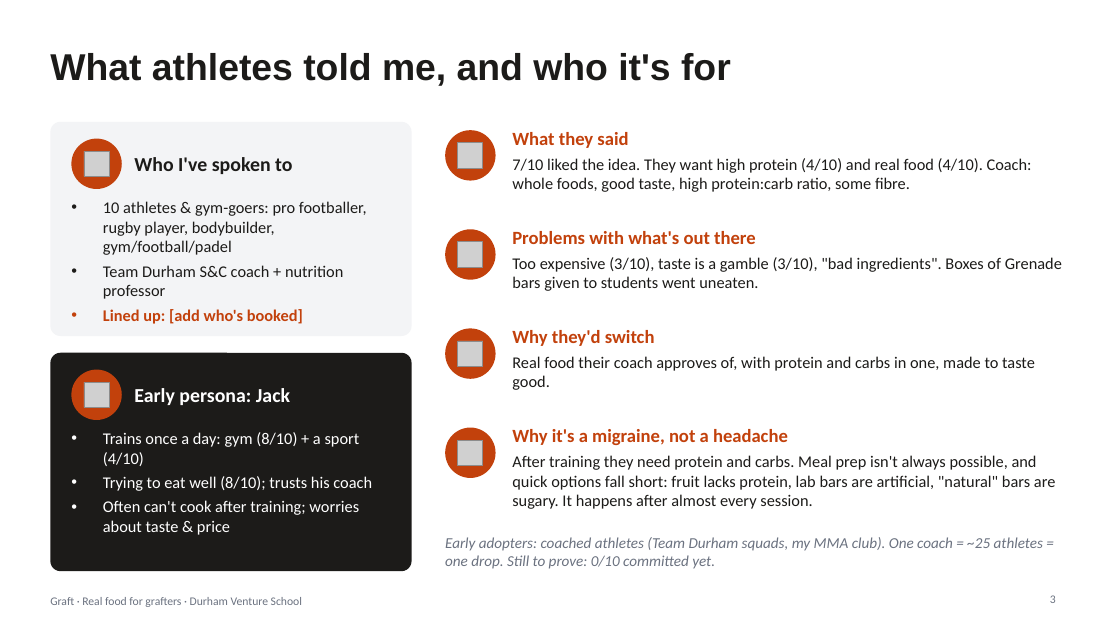
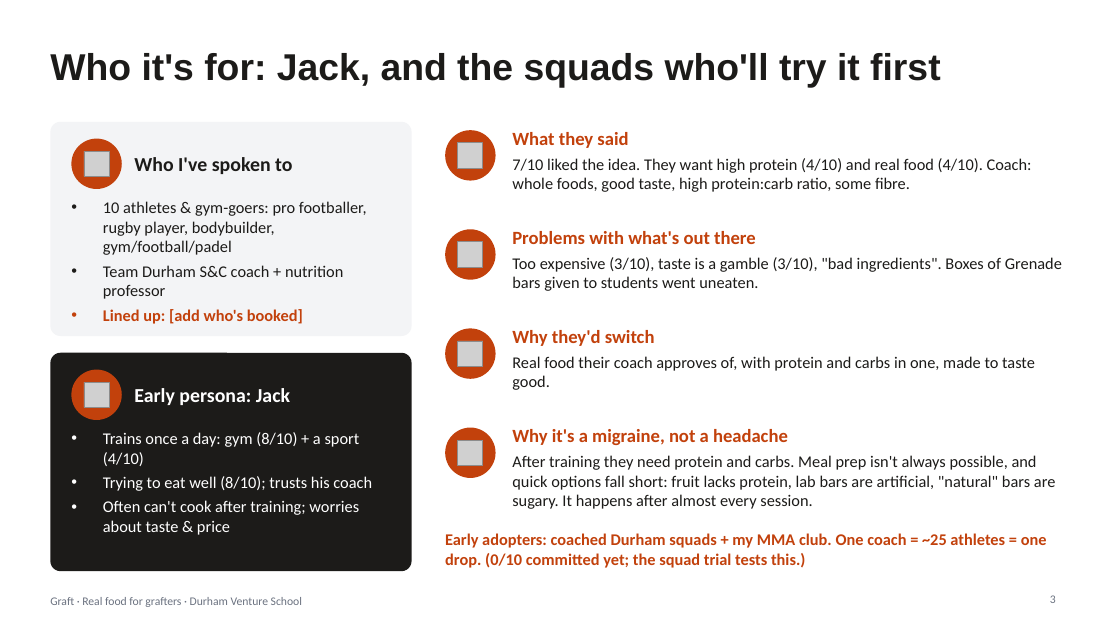
Before and after one commit to ewanh2005-alt/Ewan, a slide deck: slide 3 of 09-pitch/pitch-deck.pptx. Drawn at 1120x630 pixels with LibreOffice and Linux fonts; fonts in the diff are those of the drawing; grey boxes stand for pictures. Boxes give left, top, right and bottom in pixels: in the first picture for what was removed or moved away, otherwise in the second. Text is boxed around its words. In the diff, an @@ line names an element or a change of style, - is before the commit and + after.

```diff
--- a/09-pitch/pitch-deck.pptx
+++ b/09-pitch/pitch-deck.pptx
@@ title at box(50, 53, 940, 87): text changed @@
-What athletes told me, and who it's for
+Who it's for: Jack, and the squads who'll try it first
@@ text at box(445, 533, 1047, 568): text changed; size 13 to 14 pt; text colour #6B7280 to #C2410C; bold on; italic off @@
-Early adopters: coached athletes (Team Durham squads, my MMA club). One coach = ~25 athletes = one drop. Still to prove: 0/10 committed yet.
+Early adopters: coached Durham squads + my MMA club. One coach = ~25 athletes = one drop. (0/10 committed yet; the squad trial tests this.)
```
Also in this commit, not shown: 3 other slides changed, 3 other files.
